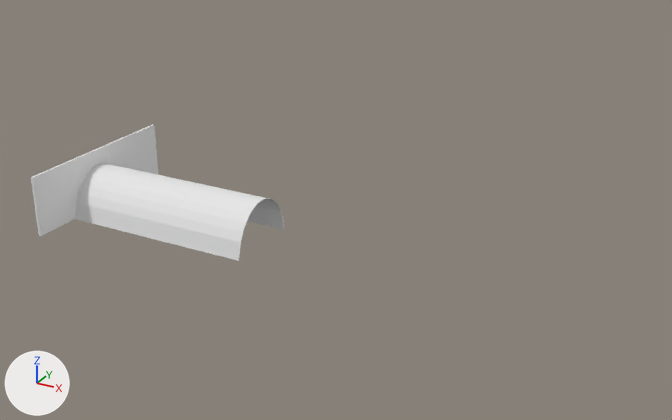
A saved change to the Blender file project/blender objects/cave.blend.
Before and after are seen from a 50 mm lens placed at (104.6, -129.0, 74.8), pointed at (26.5, 13.0, 3.8). The lights are fixed; the arrows at lower left show +X, +Y and +Z.

Before the edit, the objects in view are built like this:
```python
me_cube = bpy.data.meshes.new('Cube')
me_cube.from_pydata(...)  # 72 vertices, 70 faces; spans x -1.48..1.64, y -1.0..1.0, z -1.01..1.0
me_cylinder_002 = bpy.data.meshes.new('Cylinder.002')
me_cylinder_002.from_pydata(...)  # 48 vertices, 30 faces; spans x 0.03..1.0, y -0.99..0.98, z -1.0..1.01
me_cylinder_002.materials.append(mat_material)  # its picture is missing
ob_cube = bpy.data.objects.new('Cube', me_cube)
ob_cube.location = (-20.7, 0.8, 5.8)
ob_cube.scale = (0.257, 17.5, 5.92)
ob_cylinder = bpy.data.objects.new('Cylinder', me_cylinder_002)
ob_cylinder.location = (-1.0, -0.1, -0.8)
ob_cylinder.rotation_euler = (1.449, -1.636, -1.451)  # degrees (83, -94, -83)
ob_cylinder.scale = (9.55, 7.61, 19.4)
```
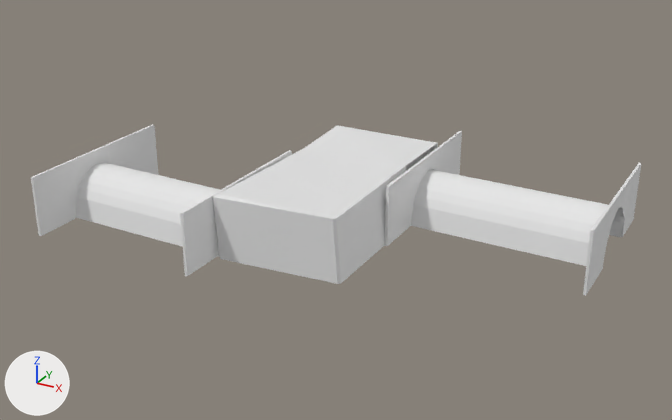
The newer file is also turned or shifted as a whole; pictures and numbers use the older file's frame.

Pixel boxes (x1, y1, x2, y2) of what changed, in the pictures (672 x 420 px):
'Cube.002', added: after (213, 125, 438, 284)
'Cylinder', reshaped: before (75, 163, 284, 261); after (75, 163, 220, 257)
'Cylinder.001', added: after (411, 170, 621, 266)
'Cube.004', added: after (385, 131, 462, 246)
'Cube.003', added: after (180, 150, 292, 276)
'Cube.001', added: after (583, 163, 641, 296)

The change, as a list of edits to the scene's bpy script:
```text
Add mat_74c4c9a0_7093_4ed0_8618_a0be457bb198_jpg:
    mat_74c4c9a0_7093_4ed0_8618_a0be457bb198_jpg = principled_material('74c4c9a0-7093-4ed0-8618-a0be457bb198.jpg')
    mat_74c4c9a0_7093_4ed0_8618_a0be457bb198_jpg.base_color = (0.8, 0.8, 0.8)  # white #e7e7e7
Add mat_11167323335_b8056a5099_o__1__png:
    mat_11167323335_b8056a5099_o__1__png = principled_material('11167323335_b8056a5099_o (1).png')
    mat_11167323335_b8056a5099_o__1__png.base_color = (0.8, 0.8, 0.8)  # white #e7e7e7
Change me_cylinder_002:
    where me_cylinder_002.from_pydata(...)  # 48 vertices, 30 faces; spans x 0.03..1.0, y -0.99..0.98, z -1.0..1.01
    used by ob_cylinder; location = (-1.0, -0.1, -0.8); rotation_euler = (1.449, -1.636, -1.451), in degrees (83, -94, -83); scale = (9.55, 7.61, 19.4)
    me_cylinder_002 part 1: the whole mesh is multiplied about its middle by the matrix ((0.991, -0.103, -0.032), (-0.163, -0.992, -0.001), (-0.008, 0.001, -1.0)), then moved by (0.0, -0.07, 0.02)
Add me_cube_001:
    me_cube_001.from_pydata(...)  # 72 vertices, 70 faces; spans x -17.5..17.5, y -0.4..0.4, z -6.0..5.9
    me_cube_001.materials.append(mat_74c4c9a0_7093_4ed0_8618_a0be457bb198_jpg)  # its picture is missing
Add me_cylinder_000:
    me_cylinder_000.from_pydata(...)  # 48 vertices, 30 faces; spans x -7.6..7.6, y -19.4..19.6, z 0.6..9.7
    me_cylinder_000.materials.append(mat_material)  # its picture is missing
Add me_cube_004:
    me_cube_004.from_pydata(...)  # 28 vertices, 21 faces; spans x -1.63..2.24, y -1.18..0.93, z -0.11..0.68
    me_cube_004.materials.append(mat_11167323335_b8056a5099_o__1__png)  # its picture is missing
Add ob_cube_001:
    ob_cube_001 = bpy.data.objects.new('Cube.001', me_cube_001)
    ob_cube_001.location = (75.1, 27.6, 5.7)
    ob_cube_001.rotation_euler = (0.0, 0.0, 1.571)  # degrees (0, 0, 90)
Add ob_cylinder_001:
    ob_cylinder_001 = bpy.data.objects.new('Cylinder.001', me_cylinder_000)
    ob_cylinder_001.location = (55.5, 28.4, -0.9)
    ob_cylinder_001.rotation_euler = (0.0, 0.0, -1.571)  # degrees (0, 0, -90)
Add ob_cube_002:
    ob_cube_002 = bpy.data.objects.new('Cube.002', me_cube_004)
    ob_cube_002.location = (27.3, 17.5, 1.4)
    ob_cube_002.rotation_euler = (0.0, 0.0, -1.571)  # degrees (0, 0, -90)
    ob_cube_002.scale = (11.5, 11.5, 15.7)
Add ob_cube_003:
    ob_cube_003 = bpy.data.objects.new('Cube.003', me_cube_001.copy())
    ob_cube_003.location = (13.4, 0.8, 6.0)
    ob_cube_003.rotation_euler = (0.0, 0.0, -1.571)  # degrees (0, 0, -90)
Add ob_cube_004:
    ob_cube_004 = bpy.data.objects.new('Cube.004', me_cube_001.copy())
    ob_cube_004.location = (38.3, 28.1, 5.9)
    ob_cube_004.rotation_euler = (0.0, 0.0, 1.571)  # degrees (0, 0, 90)
```
